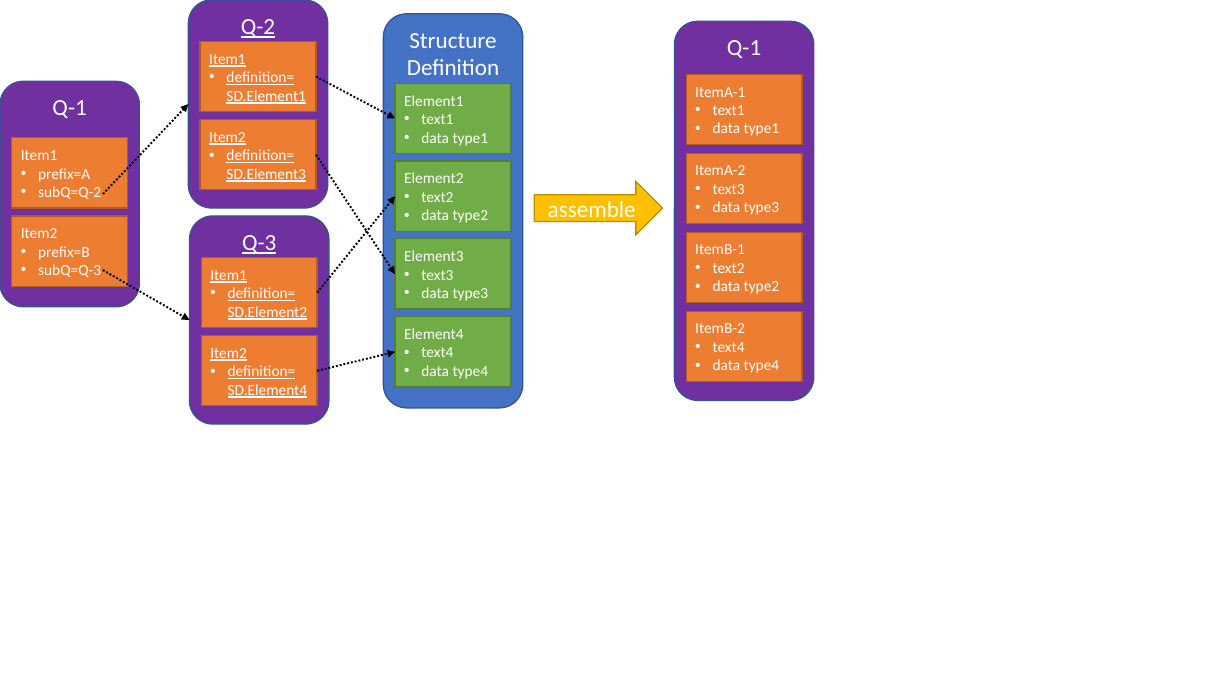
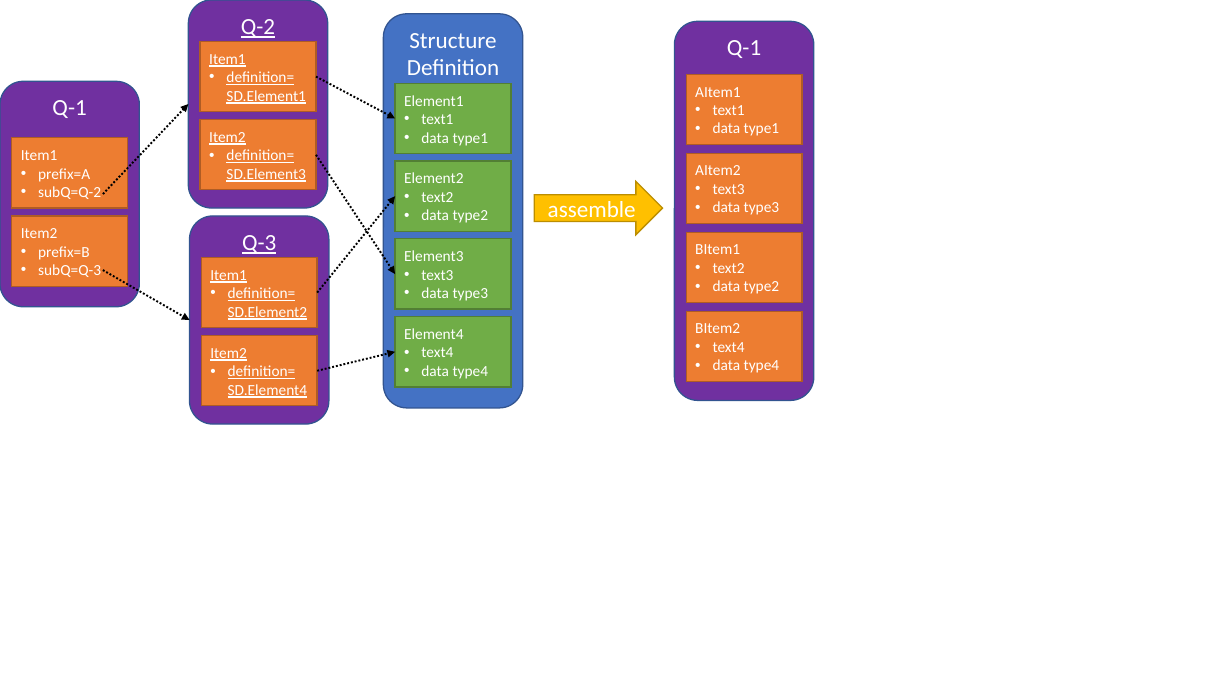
Before and after one commit to HL7/sdc, a slide deck: slide 1 of input/images-source/modular.pptx. Drawn at 1232x693 pixels with LibreOffice and Linux fonts; fonts in the diff are those of the drawing. Boxes give left, top, right and bottom in pixels: in the first picture for what was removed or moved away, otherwise in the second. Text is boxed around its words. In the diff, an @@ line names an element or a change of style, - is before the commit and + after.

```diff
--- a/input/images-source/modular.pptx
+++ b/input/images-source/modular.pptx
@@ text in rectangle at [695,87,740,97]: text changed @@
-ItemA-1
+AItem1
@@ text in rectangle at [695,165,740,175]: text changed @@
-ItemA-2
+AItem2
@@ text in rectangle at [695,244,740,254]: text changed @@
-ItemB-1
+BItem1
@@ text in rectangle at [695,323,740,333]: text changed @@
-ItemB-2
+BItem2
```
Also in this commit, not shown: 1 other file.
